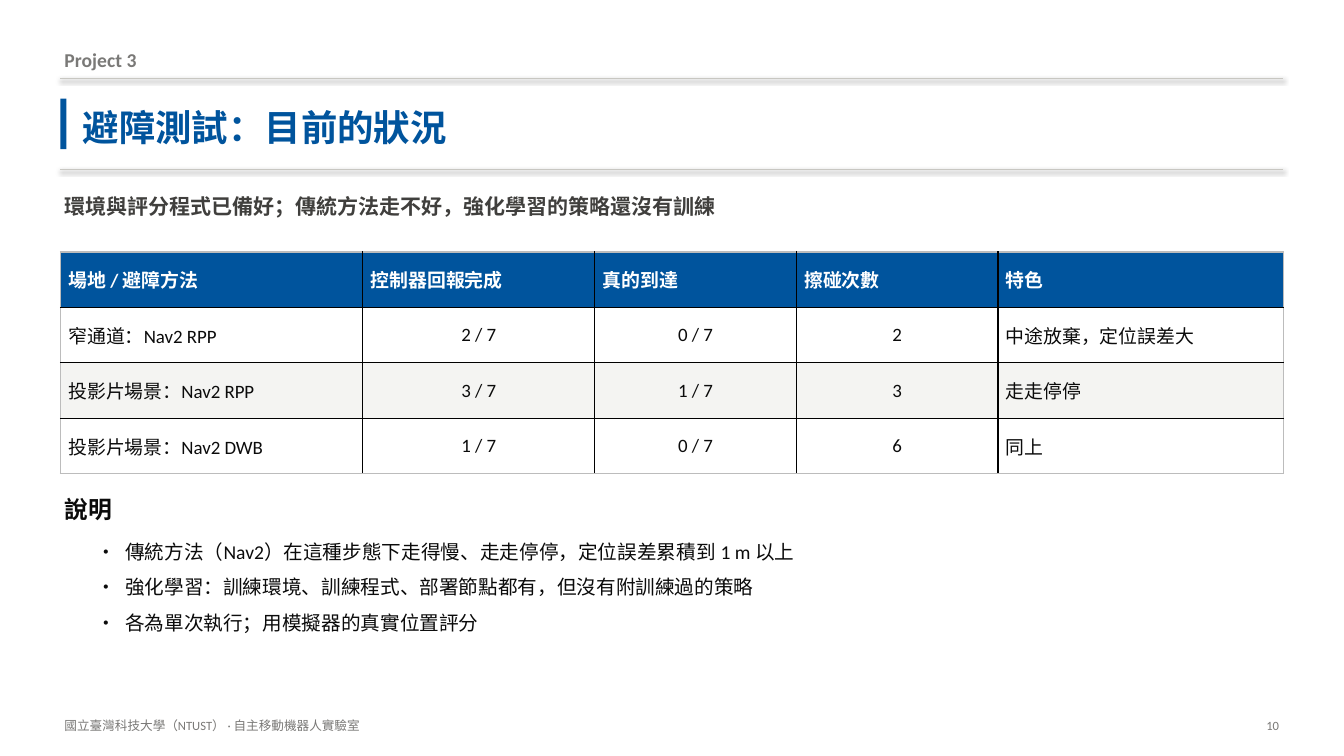
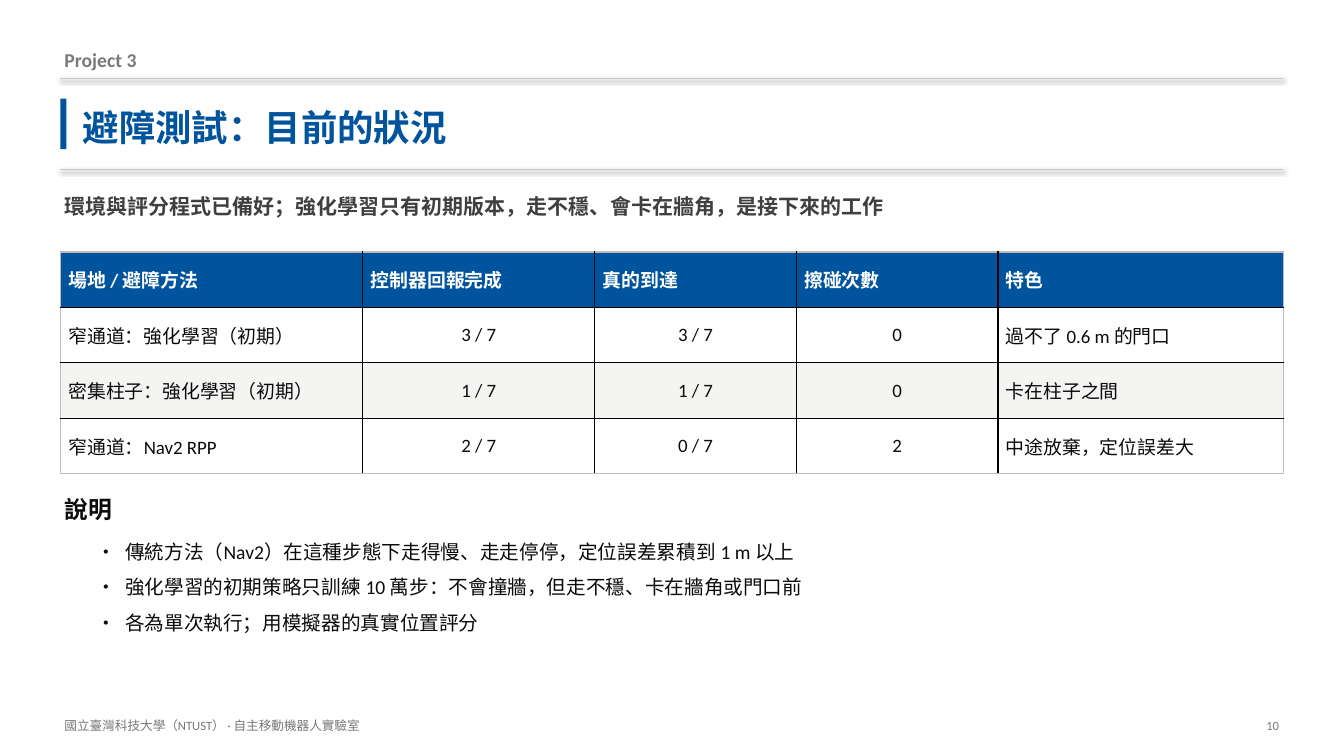
Before and after one commit to Anny1007/dogzilla-s1-sim, a slide deck: slide 10 of docs/DOGZILLA_專案簡報.pptx. Drawn at 1344x756 pixels with LibreOffice and Linux fonts; fonts in the diff are those of the drawing. Boxes give left, top, right and bottom in pixels: in the first picture for what was removed or moved away, otherwise in the second. Text is boxed around its words. In the diff, an @@ line names an element or a change of style, - is before the commit and + after.

```diff
--- a/docs/DOGZILLA_專案簡報.pptx
+++ b/docs/DOGZILLA_專案簡報.pptx
@@ text at (64, 196, 883, 218): text changed @@
-環境與評分程式已備好；傳統方法走不好，強化學習的策略還沒有訓練
+環境與評分程式已備好；強化學習只有初期版本，走不穩、會卡在牆角，是接下來的工作
@@ table at (60, 252, 1284, 474) @@
+row 2: 窄通道：強化學習（初期） | 3 / 7 | 3 / 7 | 0 | 過不了 0.6 m 的門口
+row 3: 密集柱子：強化學習（初期） | 1 / 7 | 1 / 7 | 0 | 卡在柱子之間
-row 3: 投影片場景：Nav2 RPP | 3 / 7 | 1 / 7 | 3 | 走走停停
-row 4: 投影片場景：Nav2 DWB | 1 / 7 | 0 / 7 | 6 | 同上
@@ text at (125, 577, 802, 596): text changed @@
-• 強化學習：訓練環境、訓練程式、部署節點都有，但沒有附訓練過的策略
+• 強化學習的初期策略只訓練 10 萬步：不會撞牆，但走不穩、卡在牆角或門口前
```
Also in this commit, not shown: 2 other slides changed, 18 other files.
